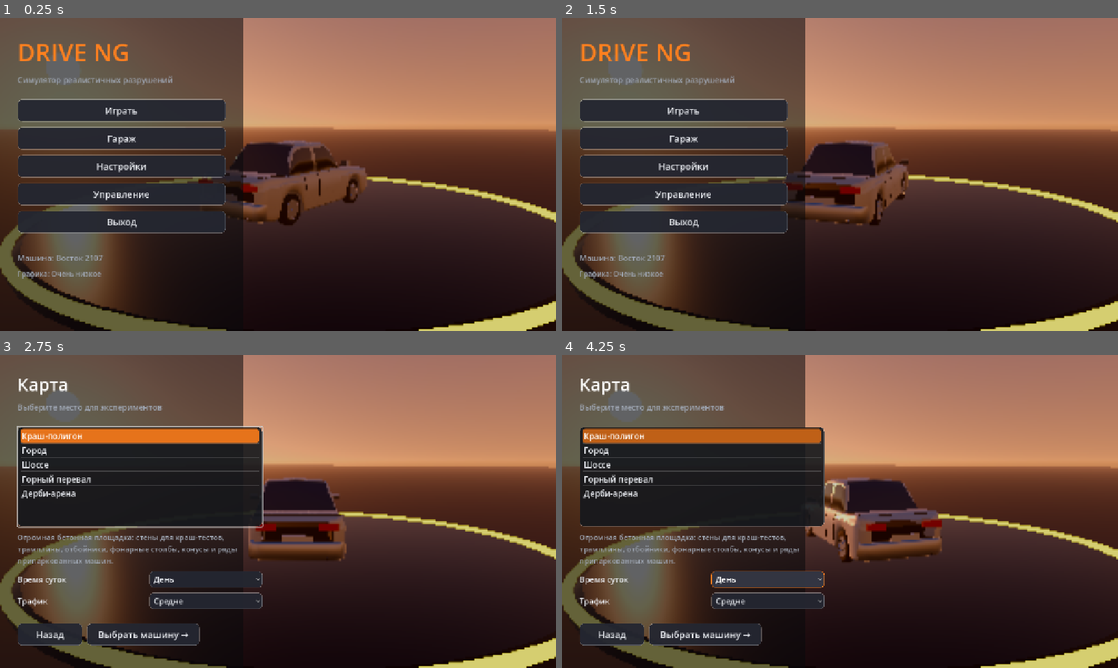
Above: before the commit, frames 1-4 (two rows, left to right).
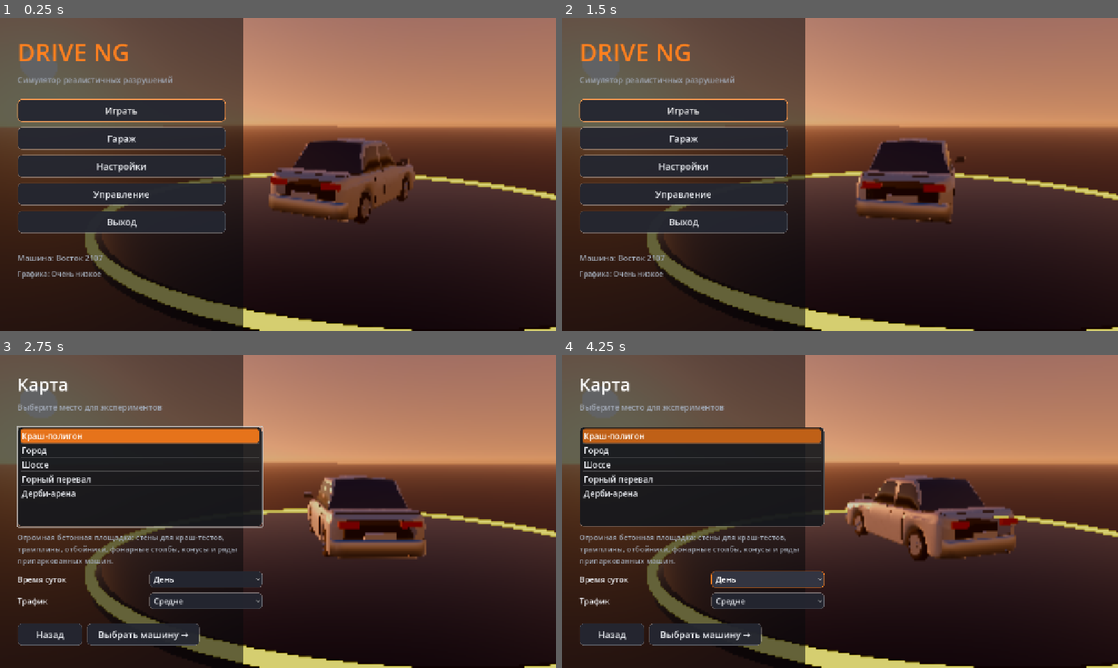
Above: after the commit, the same moments.

Repository: RBXLU/DriveNG
Game: Godot game, scene res://scenes/main.tscn
The game is run twice, just before and just after one commit, with the same random seed, the same clock (stepped at 60 frames per second) and the same inputs.
Inputs (mouse positions are in pixels of both pictures, inside the frame that each line leads up to):
- Up to frame 1 (0.25 s): no input
- Up to frame 2 (1.5 s): click "Играть" at 0.5 s; click "Назад" at 1.25 s
- Up to frame 3 (2.75 s): click "Играть" at 2 s
- Up to frame 4 (4.25 s): move the mouse to (962, 495) at 2.77 s; hold D (steer_right) 2.78-3.5 s; hold T (slowmo) 2.78-3.5 s; click (962, 495) at 2.92 s; drag from (728, 527) to (812, 574) at 3.52 s

The runs differ from the first frame. In frame 1, 17% of the frame differs, in the area x 0-100%, y 10-100%; in frame 2, 17%; in frame 3, 17%; in frame 4, 17%.
Error before the commit: Cannot call method 'grab_focus' on a null value. (res://scripts/main.gd:121)

Commit message:
Fix crash-test freeze and main menu errors
- HUD: trimming old messages used queue_free inside a while loop, which never
  shrinks the child count until frame end -> infinite loop when >4 messages
  arrived in one frame (e.g. hood/door/tire messages in a hard crash)
- Deduplicate repeated HUD messages; tie fade tween to the label
- Main menu: focus the first button instead of a non-button child (null error)
- Audio: don't assign freed car audio nodes to typed variables
- Only set FXAA on renderers that support it
- Garage camera offset so the car isn't hidden behind the menu panel
- Automated UI walkthrough test (uitest=<dir>) and quality=N override

Co-Authored-By: Claude Opus 5.5 <noreply@anthropic.com>
Claude-Session: https://claude.ai/code/session_01Vm9uNtEvVaav2GmwHRmHyz

Diff:
--- a/scripts/audio/audio_manager.gd
+++ b/scripts/audio/audio_manager.gd
@@ -306,7 +306,7 @@
 	# удаляем лишние
 	for c in _cars_audio.keys():
 		if not want.has(c) or not is_instance_valid(c):
-			var ca: Node = _cars_audio[c]
+			var ca = _cars_audio[c]
 			if is_instance_valid(ca):
 				ca.queue_free()
 			_cars_audio.erase(c)
--- a/scripts/autoload/game.gd
+++ b/scripts/autoload/game.gd
@@ -31,6 +31,12 @@
 var debris: Array[RigidBody3D] = []
 var slowmo_levels := [1.0, 0.5, 0.25, 0.1]
 var slowmo_index := 0
+var trace := OS.get_cmdline_user_args().has("trace=1")
+
+
+func tr_log(msg: String) -> void:
+	if trace:
+		print("T ", Time.get_ticks_msec(), " ", msg)
 
 
 func register_car(c: Car) -> void:
--- a/scripts/autoload/settings.gd
+++ b/scripts/autoload/settings.gd
@@ -48,6 +48,9 @@
 	load_settings()
 	if int(data["quality_level"]) < 0:
 		apply_preset(detect_quality(), false)
+	for a in OS.get_cmdline_user_args():
+		if a.begins_with("quality="):
+			apply_preset(int(a.substr(8)), false)
 	save_settings()
 
 
--- a/scripts/garage.gd
+++ b/scripts/garage.gd
@@ -83,6 +83,8 @@
 	if car != null:
 		var L: float = car.spec["L"]
 		var d: float = clamp(L * 1.25 + 3.0, 6.5, 19.0)
-		# машина чуть левее центра, чтобы справа была панель
+		# сдвигаем кадр: машина справа, слева — панель меню
 		cam.position = Vector3(d * 0.62, 1.5 + L * 0.08, d * 0.78)
-		cam.look_at(Vector3(-L * 0.12, 0.7, 0))
+		cam.look_at(Vector3(0, 0.7, 0))
+		var aspect: float = get_viewport().get_visible_rect().size.aspect()
+		cam.h_offset = -d * 0.2 * clamp(aspect / 1.78, 0.6, 1.4)
--- a/scripts/main.gd
+++ b/scripts/main.gd
@@ -34,6 +34,9 @@
 	apply_display_settings()
 	Settings.changed.connect(_on_settings_changed)
 	_parse_test_args()
+	if _test.has("uitest"):
+		_ui_walkthrough()
+		return
 	if _test.has("autostart"):
 		Game.selected_map = _test["autostart"]
 		Game.selected_car = _test.get("car", Game.selected_car)
@@ -118,7 +121,15 @@
 	v.add_child(UIKit.label("Машина: %s" % spec["name"], 18, UIKit.MUTED))
 	v.add_child(UIKit.label("Графика: %s" % Settings.QUALITY_NAMES[int(Settings.get_v("quality_level"))], 16, UIKit.MUTED))
 	_set_screen(pv[0])
-	(v.get_child(2) as Button).grab_focus()
+	_focus_first(v)
+
+
+## Фокус на первую кнопку (для геймпада/клавиатуры)
+func _focus_first(v: Control) -> void:
+	for c in v.get_children():
+		if c is Button:
+			(c as Button).grab_focus()
+			return
 
 
 func show_map_select() -> void:
@@ -407,7 +418,8 @@
 		2: vp.msaa_3d = Viewport.MSAA_2X
 		4: vp.msaa_3d = Viewport.MSAA_4X
 		_: vp.msaa_3d = Viewport.MSAA_DISABLED
-	vp.screen_space_aa = Viewport.SCREEN_SPACE_AA_FXAA if Settings.get_v("fxaa") else Viewport.SCREEN_SPACE_AA_DISABLED
+	if forward:
+		vp.screen_space_aa = Viewport.SCREEN_SPACE_AA_FXAA if Settings.get_v("fxaa") else Viewport.SCREEN_SPACE_AA_DISABLED
 	Engine.max_fps = int(Settings.get_v("fps_limit"))
 	DisplayServer.window_set_vsync_mode(DisplayServer.VSYNC_ENABLED if Settings.get_v("vsync") else DisplayServer.VSYNC_DISABLED)
 	Engine.physics_ticks_per_second = int(Settings.get_v("physics_hz"))
@@ -517,7 +529,7 @@
 	var st := UIKit.label("Макс. скорость: %d км/ч · Пробег: %.1f км" % [int(world.max_speed * 3.6), world.distance / 1000.0], 15, UIKit.MUTED)
 	v.add_child(st)
 	_set_screen(pv[0])
-	(v.get_child(2) as Button).grab_focus()
+	_focus_first(v)
 
 
 func show_crash_menu() -> void:
@@ -593,6 +605,12 @@
 # ---------------------------------------------------------------- динамическое разрешение и тесты
 
 func _process(delta: float) -> void:
+	if _test.has("menushot") and not in_game:
+		_test_frames += 1
+		if _test_frames == int(_test.get("frames", "60")):
+			get_viewport().get_texture().get_image().save_png(_test["menushot"])
+			print("menu shot saved")
+			get_tree().quit()
 	if in_game and not paused and Settings.get_v("auto_resolution"):
 		_fps_acc += delta / max(Engine.time_scale, 0.01)
 		_fps_frames += 1
@@ -636,3 +654,64 @@
 		var p := world.player
 		print("player speed %.1f km/h, pos %s, gear %s, rpm %d, dmg %.2f, cars %d, fps %d" % [p.speed * 3.6, str(p.global_position), p.gear_label(), int(p.rpm), p.total_damage, Game.cars.size(), Engine.get_frames_per_second()])
 		get_tree().quit()
+
+
+# ---------------------------------------------------------------- автотест интерфейса
+
+func _wait(n: int = 10) -> void:
+	for i in n:
+		await get_tree().process_frame
+
+
+func _snap(name: String) -> void:
+	await _wait(8)
+	var dir: String = _test.get("uitest")
+	if dir != "1":
+		get_viewport().get_texture().get_image().save_png(dir.path_join(name + ".png"))
+	print("UI step ok: ", name)
+
+
+func _ui_walkthrough() -> void:
+	_show_garage()
+	show_main_menu()
+	await _snap("01_menu")
+	show_map_select()
+	await _snap("02_maps")
+	show_car_select("new")
+	await _snap("03_garage")
+	show_settings("menu")
+	await _snap("04_settings")
+	show_controls("menu")
+	await _snap("05_controls")
+	Game.selected_map = "testgrounds"
+	start_game()
+	await _wait(30)
+	await _snap("06_game")
+	pause()
+	show_pause_menu()
+	await _snap("07_pause")
+	show_spawn_menu()
+	await _snap("08_spawn")
+	world.spawn_car("vostok_2107", "parked")
+	world.spawn_car("gazel", "ram")
+	show_crash_menu()
+	await _snap("09_crash")
+	show_car_select("ingame")
+	await _snap("10_car_ingame")
+	world.change_player_car("kaiser_golfer", Color.RED)
+	hud.set_car(world.player)
+	show_settings("pause")
+	await _snap("11_settings_pause")
+	Settings.apply_preset(1)
+	await _wait(5)
+	resume()
+	world.crash_test(64.0, "wall")
+	await _wait(120)
+	await _snap("12_after_crash")
+	world.repair_player()
+	world.clear_spawned()
+	await _wait(10)
+	await to_main_menu()
+	await _snap("13_back_to_menu")
+	print("UI WALKTHROUGH DONE")
+	get_tree().quit()
--- a/scripts/ui/hud.gd
+++ b/scripts/ui/hud.gd
@@ -14,6 +14,8 @@
 var derby_label: Label
 var _dmg_t := 0.0
 var _hint_t := 14.0
+var _last_msg := ""
+var _last_msg_t := 0
 
 
 class Gauge extends Control:
@@ -235,13 +237,22 @@
 
 
 func show_message(text: String) -> void:
+	# одинаковые сообщения подряд не дублируем
+	var now := Time.get_ticks_msec()
+	if text == _last_msg and now - _last_msg_t < 1500:
+		return
+	_last_msg = text
+	_last_msg_t = now
 	var l := UIKit.label(text, 24, Color.WHITE, HORIZONTAL_ALIGNMENT_CENTER)
 	l.add_theme_color_override("font_outline_color", Color(0, 0, 0, 0.8))
 	l.add_theme_constant_override("outline_size", 6)
 	msg_box.add_child(l)
+	# queue_free удаляет узел только в конце кадра — сначала отцепляем, иначе цикл вечный
 	while msg_box.get_child_count() > 4:
-		msg_box.get_child(0).queue_free()
-	var tw := create_tween()
+		var old := msg_box.get_child(0)
+		msg_box.remove_child(old)
+		old.queue_free()
+	var tw := l.create_tween()
 	tw.tween_interval(2.2)
 	tw.tween_property(l, "modulate:a", 0.0, 0.8)
 	tw.tween_callback(l.queue_free)
